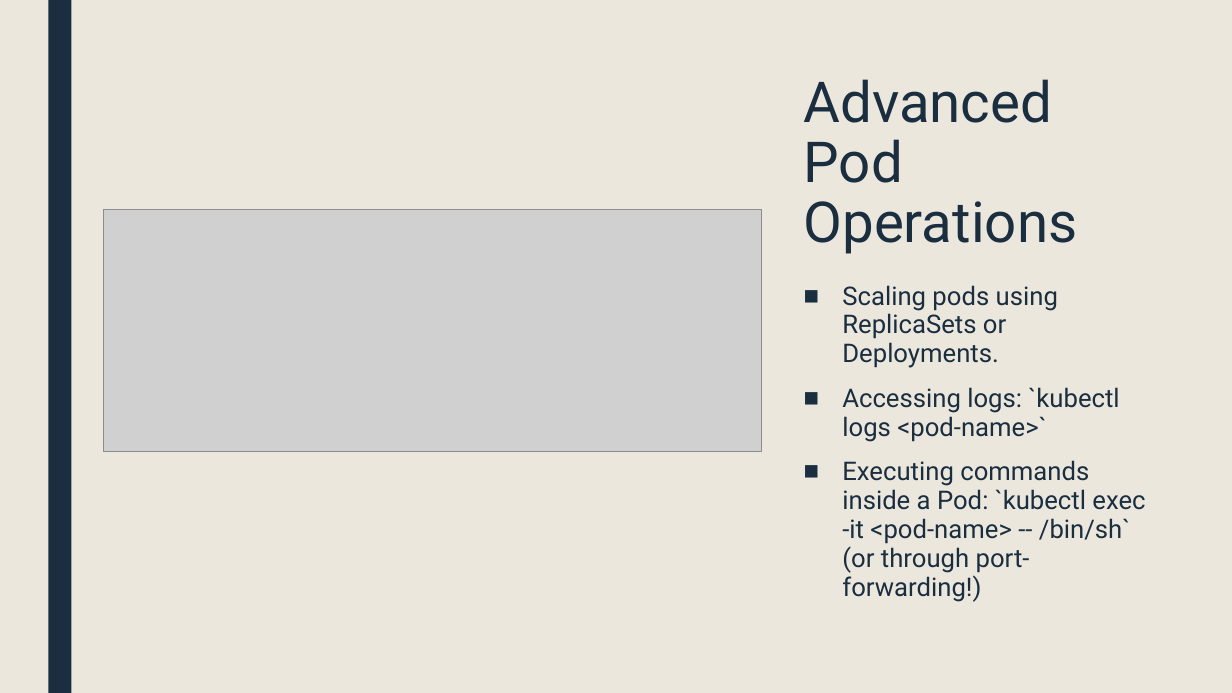
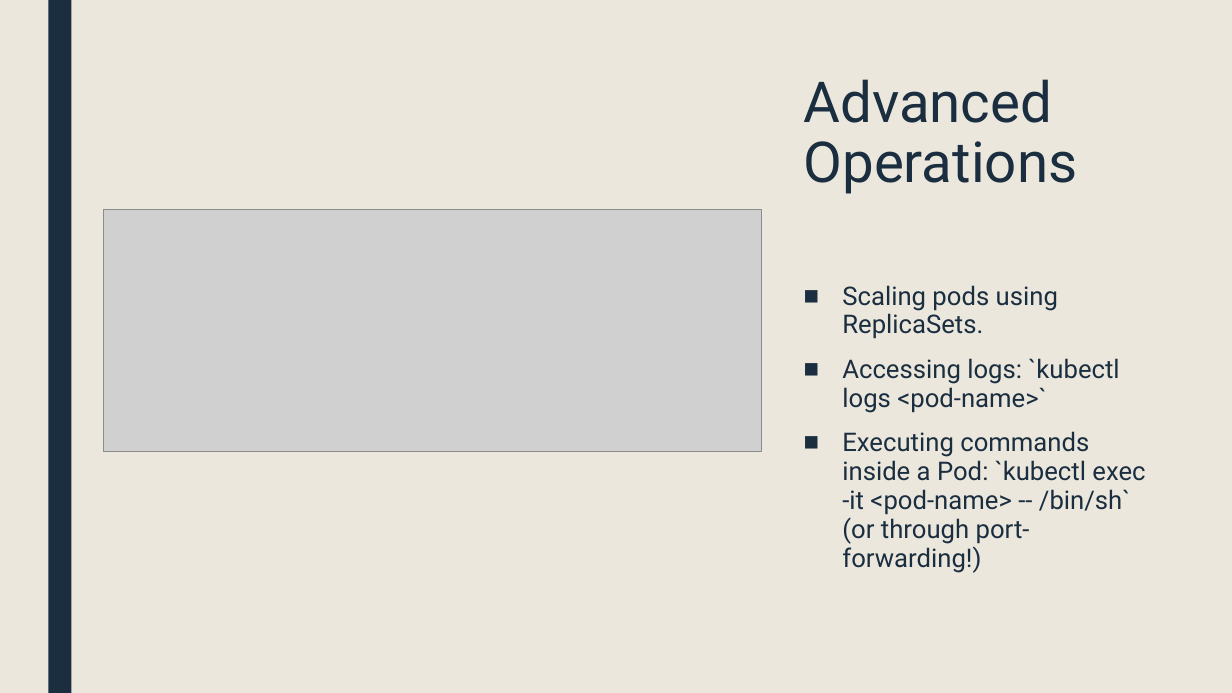
Before and after one commit to sebivenlo/ESD-2023-Kubernetes, a slide deck: slide 26 of presentation/Kubernetes.pptx. Drawn at 1232x693 pixels with LibreOffice and Linux fonts; fonts in the diff are those of the drawing; grey boxes stand for pictures. Boxes give left, top, right and bottom in pixels: in the first picture for what was removed or moved away, otherwise in the second. Text is boxed around its words. In the diff, an @@ line names an element or a change of style, - is before the commit and + after.

```diff
--- a/presentation/Kubernetes.pptx
+++ b/presentation/Kubernetes.pptx
@@ title at (804, 79, 1078, 194): text changed @@
-Advanced Pod Operations
+Advanced Operations
@@ text at (842, 285, 1058, 339): text changed @@
-■ Scaling pods using ReplicaSets or Deployments.
+■ Scaling pods using ReplicaSets.
```
Also in this commit, not shown: 5 other slides changed, 2 slides added, 1 slide removed.
